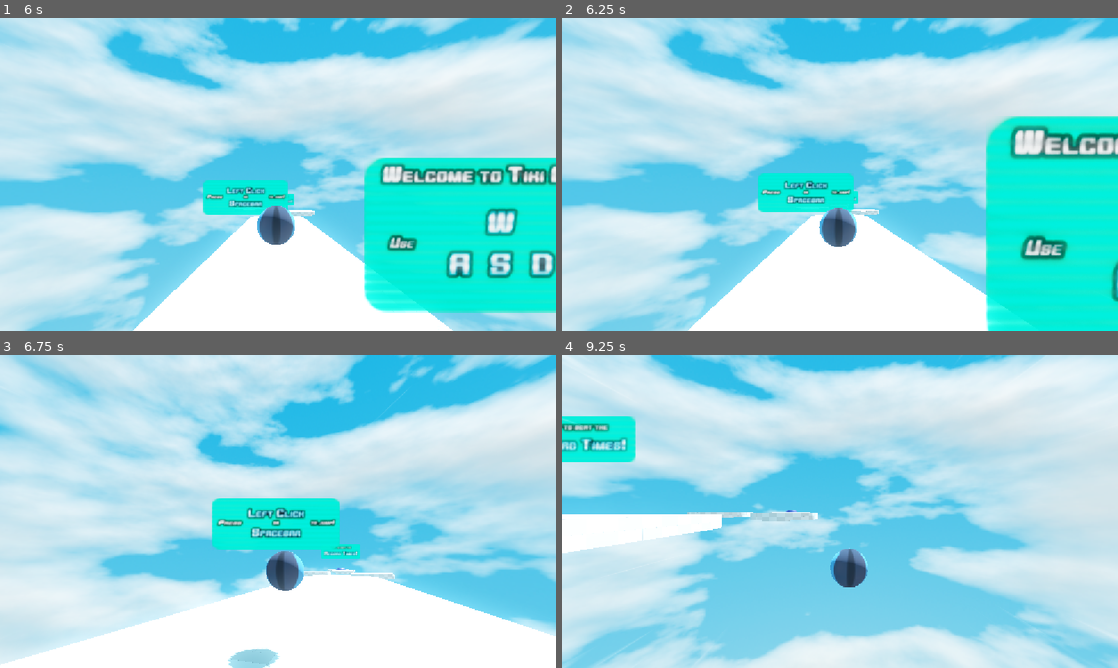
Above: before the commit, frames 1-4 (two rows, left to right).
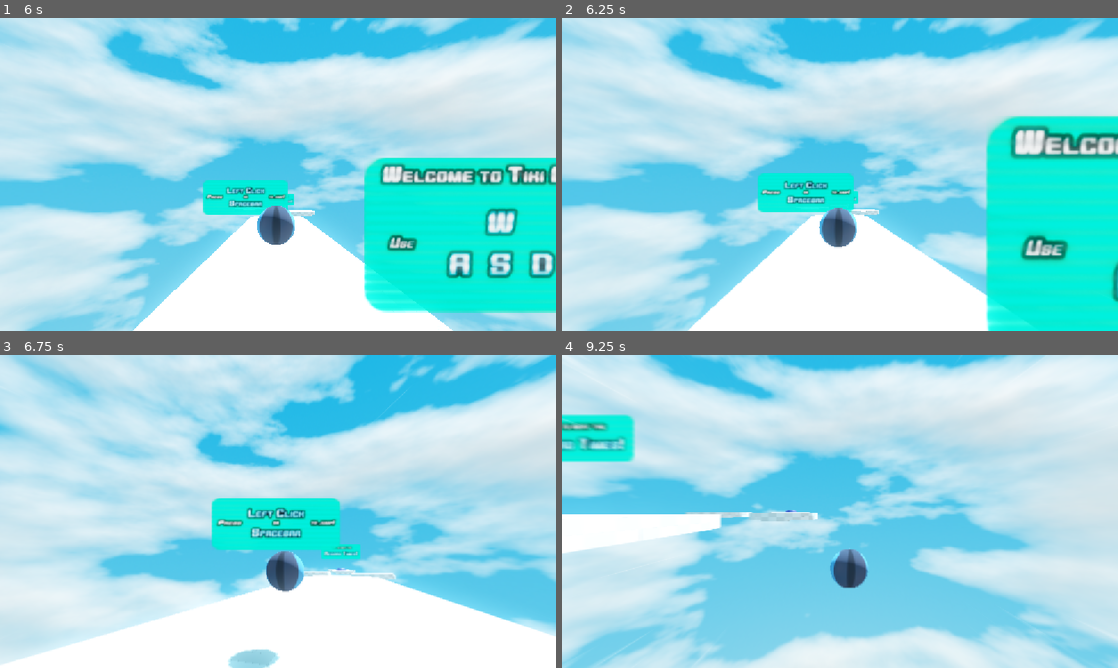
Above: after the commit, the same moments.

Repository: ddon-dev/tiki-boost
Game: Godot game, scene res://scenes/ui/menus/SplashScreen.tscn
The game is run twice, just before and just after one commit, with the same random seed, the same clock (stepped at 60 frames per second) and the same inputs. The engine's default icon, where the game draws it, is replaced by a stand-in: a white triangle on a blue panel in a dark square. Sound files missing from this copy of the repository are replaced by a short silence.
Inputs (mouse positions are in pixels of both pictures, inside the frame that each line leads up to):
- Up to frame 1 (6 s): tap Enter at 0.5, 2 s; move the mouse to (400, 158) at 0.52 s; hold D (right) 0.53-1.28 s; tap F at 0.6, 2.1, 3.6, 5.85 s; click (400, 158) at 0.77 s; tap Space at 1.25, 1.35, 2.85, 5.1 s; move the mouse to (166, 190) at 1.27 s; hold S (backward) 1.28-2.03 s; click (166, 190) at 1.52 s; move the mouse to (333, 105) at 2.02 s; hold D (right) 2.03-2.78 s; move the mouse to (250, 237) at 2.77 s; hold W (forward) 2.78-3.53 s; click (250, 237) at 3.02 s; move the mouse to (444, 221) at 3.52 s; hold A (left) 3.53-4.25 s; click (444, 221) at 3.77 s; click "Start Game" at 4.25 s; move the mouse to (233, 171) at 5.02 s; hold W (forward) from 5.03 s (still down); click (233, 171) at 5.27 s; move the mouse to (283, 174) at 5.77 s
- Up to frame 2 (6.25 s): keep holding W (forward)
- Up to frame 3 (6.75 s): move the mouse to (194, 433) at 6.52 s; release W (forward) at 6.53 s; hold D (right) from 6.53 s (still down); tap Space at 6.6 s
- Up to frame 4 (9.25 s): click (756, 433) at 6.77 s; move the mouse to (867, 511) at 7.27 s; release D (right) at 7.28 s; hold W (forward) 7.28-8.03 s; tap F at 7.35, 8.85 s; click (867, 511) at 7.52 s; move the mouse to (728, 527) at 8.02 s; hold D (right) 8.03-8.78 s; tap Space at 8.1 s; click (728, 527) at 8.27 s; move the mouse to (851, 505) at 8.77 s; hold W (forward) from 8.78 s (still down)

Frame 1 is identical in both runs. In frame 2, 0.5% of the frame differs, in the area x 24-100%, y 35-100%; in frame 3, 0.3%; in frame 4, 1.4%, in the area x 0-82%, y 0-98%.

Commit message:
Addied a Radial Blur effect to the screen when the player moves fast.

Diff:
--- /dev/null
+++ b/assets/shaders/radial_blur.gdshader
@@ -0,0 +1,20 @@
+/*
+   Radial Blur Effect by Yui Kinomoto
+   MIT License
+*/
+shader_type canvas_item;
+uniform vec2 blur_center = vec2( 0.5, 0.5 );
+uniform float blur_power : hint_range( 0.0, 1.0 ) = 0.01;
+uniform int sampling_count : hint_range( 1, 64 ) = 6;
+uniform sampler2D texturescreen : hint_screen_texture;
+
+void fragment( )
+{
+   vec2 direction = SCREEN_UV - blur_center;
+   vec3 c = vec3( 0.0, 0.0, 0.0 );
+   float f = 1.0 / float( sampling_count );
+   for( int i=0; i < sampling_count; i++ ) {
+       c += texture( texturescreen, SCREEN_UV - blur_power * direction * float(i) ).rgb * f;
+   }
+   COLOR.rgb = c;
+}
--- a/scenes/player/Player.tscn
+++ b/scenes/player/Player.tscn
@@ -8,6 +8,7 @@
 [ext_resource type="PackedScene" uid="uid://cyiegm8n0mtur" path="res://scenes/ui/SpeedLines.tscn" id="5_tpg5x"]
 [ext_resource type="AudioStream" uid="uid://yq8glkop4dbp" path="res://assets/audio/sfx/player/marble_rolling.ogg" id="6_c3xxp"]
 [ext_resource type="AudioStream" uid="uid://bxcgpjw54clla" path="res://assets/audio/sfx/player/jump.ogg" id="6_v42im"]
+[ext_resource type="Shader" uid="uid://b7kqw2nuowsau" path="res://assets/shaders/radial_blur.gdshader" id="9_pn6s4"]
 
 [sub_resource type="PhysicsMaterial" id="PhysicsMaterial_lr6ob"]
 bounce = 0.5
@@ -18,6 +19,12 @@
 
 [sub_resource type="StandardMaterial3D" id="StandardMaterial3D_l0f2b"]
 albedo_texture = ExtResource("1_g1eag")
+
+[sub_resource type="ShaderMaterial" id="ShaderMaterial_7oing"]
+shader = ExtResource("9_pn6s4")
+shader_parameter/blur_center = Vector2(0.5, 0.5)
+shader_parameter/blur_power = 0.10000000475
+shader_parameter/sampling_count = 6
 
 [node name="Player" type="Node3D" groups=["player"]]
 script = ExtResource("1_tpg5x")
@@ -87,6 +94,17 @@
 [node name="SpeedLines" parent="VFX" instance=ExtResource("5_tpg5x")]
 unique_name_in_owner = true
 
+[node name="RadialBlur" type="ColorRect" parent="VFX"]
+unique_name_in_owner = true
+z_index = -1
+material = SubResource("ShaderMaterial_7oing")
+anchors_preset = 15
+anchor_right = 1.0
+anchor_bottom = 1.0
+grow_horizontal = 2
+grow_vertical = 2
+metadata/_edit_use_anchors_ = true
+
 [node name="Timers" type="Node" parent="."]
 
 [node name="Coyote" type="Timer" parent="Timers"]
--- a/scripts/player/marble.gd
+++ b/scripts/player/marble.gd
@@ -15,6 +15,7 @@
 
 # VFX
 @onready var speed_lines: ColorRect = %SpeedLines
+@onready var radial_blur: ColorRect = %RadialBlur
 
 # Audio
 @onready var sfx_rolling: AudioStreamPlayer3D = %RollingSFX
@@ -85,13 +86,28 @@
 			sfx_jump.play()
 
 
+	current_velocity = linear_velocity.length()
 	# Speed Lines
-	var density = linear_velocity.length() * 0.030
+	var density = current_velocity * 0.030
 	speed_lines.material.set_shader_parameter("line_density", density)
+
+	# RadialBlur
+	var blur_amount = current_velocity * 0.0005
+	var max_blur_amount = 0.025
+	var min_speed_threshold = 10
+	var max_speed_blur = 40
+	if (current_velocity < min_speed_threshold):
+		blur_amount = 0
+	else:
+		var speed_range = max_speed_blur - min_speed_threshold
+		var speed_blur_progress = (current_velocity - min_speed_threshold) / speed_range
+		speed_blur_progress = clamp(speed_blur_progress, 0.0, 1.0)
+		blur_amount = lerp(0.0, max_blur_amount, speed_blur_progress)
+
+	radial_blur.material.set_shader_parameter("blur_power", blur_amount)
 
 	# SFX
 	var is_grounded: bool = ground_check_ray.is_colliding()
-	current_velocity = linear_velocity.length()
 	velocity_percent = clamp(inverse_lerp(0.0, max_velocity, current_velocity), 0.0, 1.0)
 	target_volume_db = lerp(min_volume, max_volume, velocity_percent)
 	target_pitch = lerp(min_pitch, max_pitch, velocity_percent)
Not shown, added: assets/shaders/radial_blur.gdshader.uid
Not shown: 1 places in scenes/player/Player.tscn that only renumber resources
